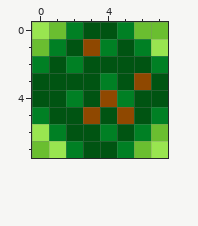
One commit to this pixel-art sprite: img/tree.png. Above, as it was before the edit.
The file is 16x16 pixels, drawn in blocks of 2x2; one block is one cell here.
Once edited:
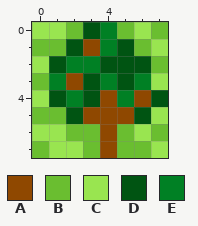
Palette (. is transparent): A #8f4800  B #6abe30  C #99e550  D #005412  E #008024
The exact change:
@@ x 0..7 @@
-0 CBEDDEBB
-1 BEDAEDEC
-2 EDEDDDDE
-3 DDDDEDAD
-4 DDEDAEDD
-5 EDDADADE
-6 CEDDEDEB
-7 BCEDDEBC
+0 CCBDEBCB
+1 BBDAEDBC
+2 CDEEDDDB
+3 BEADEDEC
+4 CDEDAEAD
+5 BBDAAADC
+6 CCBBABCB
+7 BCCBABBC
Boxes around the changes in both pictures, in picture pixels (x1, y1, x2, y2):
changed: (32, 22, 168, 158)
